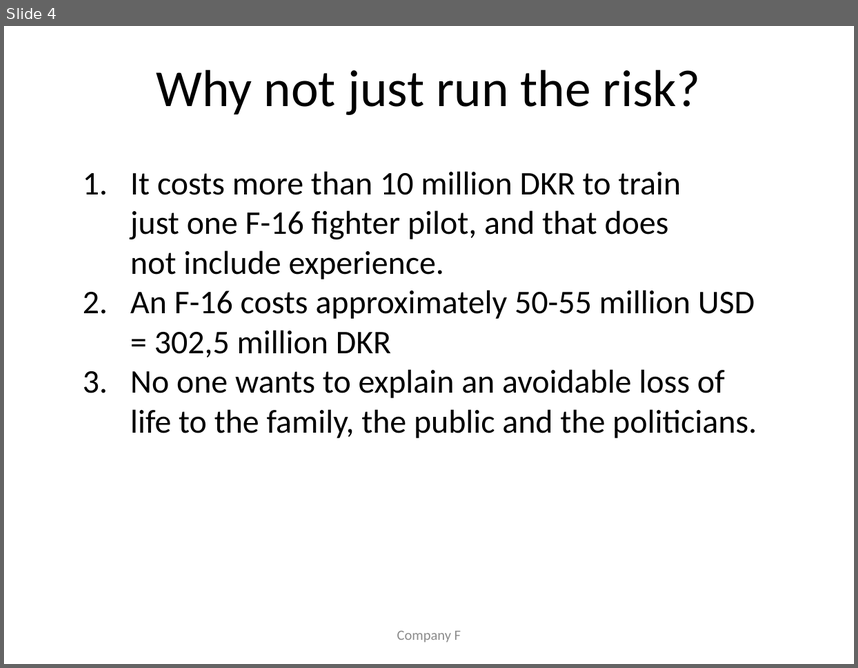
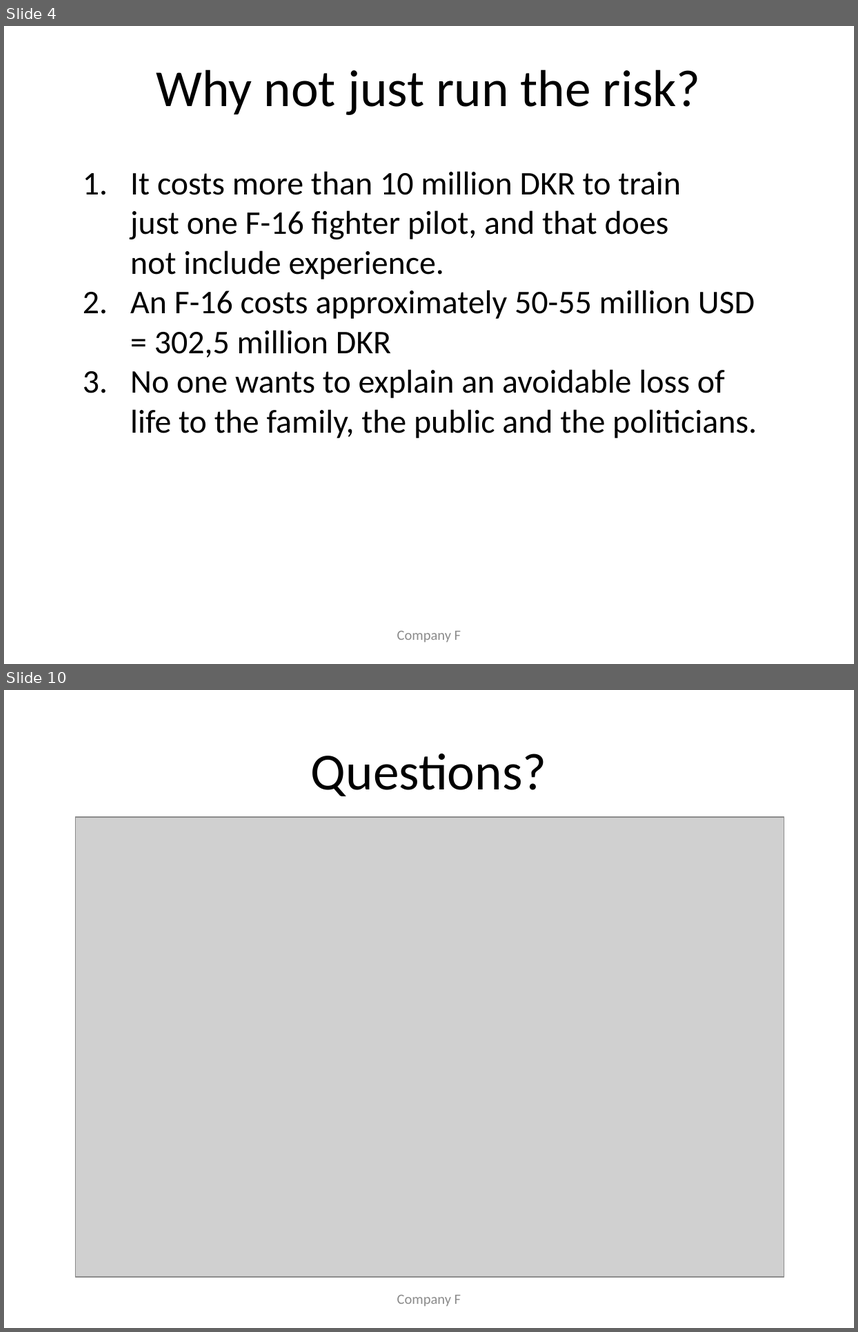
Before and after one commit to ahpoder/syseng, a slide deck: presentation/presentation.pptx. Shown one above the other, each under a label of ours: slide 4 before the commit, slides 4 and 10 after it; the slides between them are not shown. The pictures are 858x668 and 858x1332 pixels, drawn with LibreOffice and Linux fonts; fonts in the diff are those of the drawing; grey boxes stand for pictures. Boxes give left, top, right and bottom in pixels: in the first picture for what was removed or moved away, otherwise in the second. Text is boxed around its words. In the diff, an @@ line names an element or a change of style, - is before the commit and + after.

```diff
--- a/presentation/presentation.pptx
+++ b/presentation/presentation.pptx
@@ slide 10 added at (4,690,854,1328), background #FFFFFF @@
@@ title added at (311,753,547,796), 44 pt, text #000000 @@
+Questions?
@@ picture added at (75,817,784,1276) @@
@@ text added at (397,1294,461,1305), 12 pt, text #8C8C8C @@
+Company F
```
Also in this commit, not shown: 2 slides changed, 3 other slides added, 2 other files.
